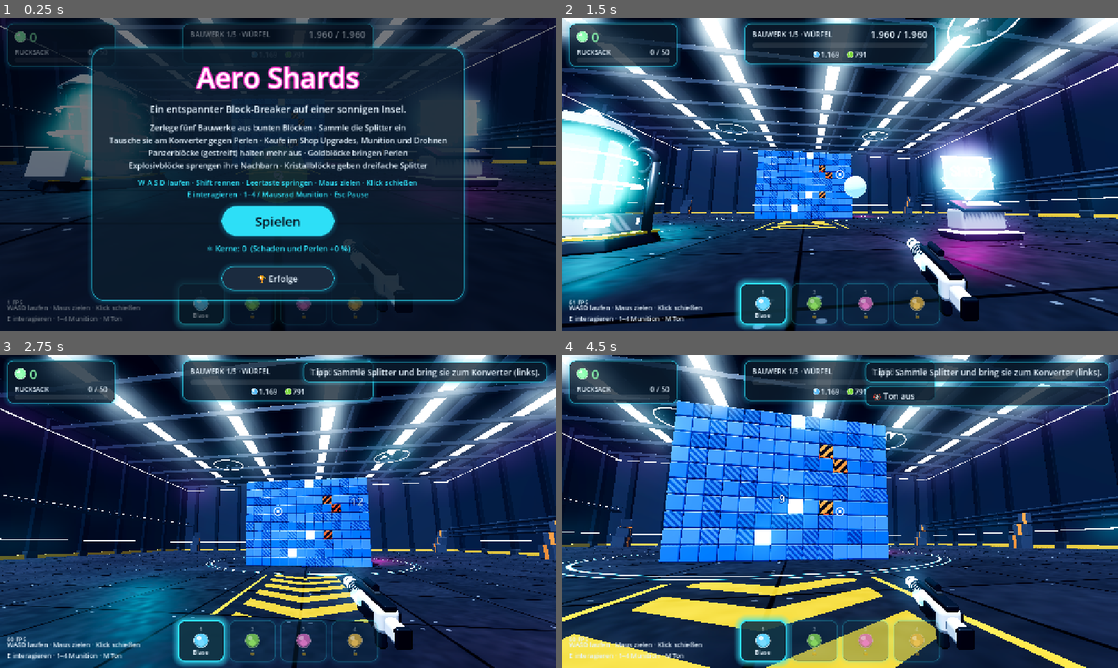
Above: before the commit, frames 1-4 (two rows, left to right).
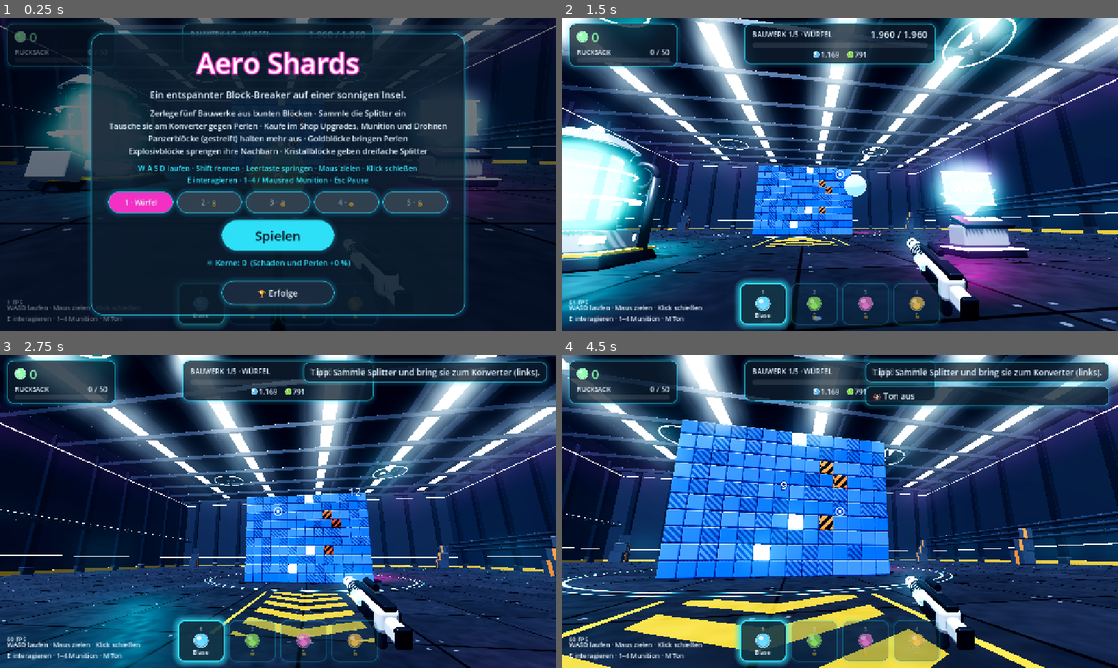
Above: after the commit, the same moments.

Repository: balckemarkus-ctrl/Aerolicious
Game: Godot game, scene res://main.tscn
The game is run twice, just before and just after one commit, with the same random seed, the same clock (stepped at 60 frames per second) and the same inputs.
Inputs (mouse positions are in pixels of both pictures, inside the frame that each line leads up to):
- Up to frame 1 (0.25 s): no input
- Up to frame 2 (1.5 s): click "Spielen" at 0.5 s; tap Enter at 1.25 s; move the mouse to (867, 174) at 1.27 s; hold W from 1.28 s (still down); tap E at 1.35 s; click (867, 174) at 1.42 s
- Up to frame 3 (2.75 s): keep holding W; tap Space at 1.52, 2.27 s; move the mouse to (250, 511) at 2.02 s; tap E at 2.1 s
- Up to frame 4 (4.5 s): keep holding W; move the mouse to (851, 505) at 2.77 s; tap M at 2.85 s; tap E at 3.05, 3.8 s; move the mouse to (834, 517) at 3.52 s; tap 1 at 3.6 s; click (834, 517) at 3.67 s; tap Space at 3.77 s; move the mouse to (878, 514) at 4.27 s; tap 2 at 4.35 s

The runs differ from the first frame. In frame 1, 20% of the frame differs, in the area x 16-84%, y 4-96%; in frame 2, 49%; in frame 3, 38%; in frame 4, 50%, in the area x 0-100%, y 0-100%.

Commit message:
Add building selection
The start/pause menu lists all five buildings; unlocked ones can be
switched at any time. Each building keeps its own progress, finished
buildings restart fresh for farming, and the reactor restart resets the
selection. --leveltest checks switching across a scene reload.

Co-Authored-By: Claude Opus 5.5 <noreply@anthropic.com>

Diff:
--- a/godot/scripts/hud.gd
+++ b/godot/scripts/hud.gd
@@ -12,6 +12,7 @@
 signal next_level_pressed
 signal prestige_pressed
 signal achievements_pressed
+signal level_selected(index: int)
 
 const INK := Color("e6f4ff")        # Schrift: helles Blau-Weiß
 const NEON := Color("2fe8ff")
@@ -49,6 +50,7 @@
 var _shop_up := {}
 var prestige_btn: Button
 var cores_label: Label
+var level_buttons: Array[Button] = []
 var ach_panel: Control
 var ach_grid: GridContainer
 var ach_title: Label
@@ -343,6 +345,17 @@
 	keys.horizontal_alignment = HORIZONTAL_ALIGNMENT_CENTER
 	keys.add_theme_color_override("font_color", NEON)
 	box.add_child(keys)
+	# Level-Auswahl
+	var lrow := HBoxContainer.new()
+	lrow.alignment = BoxContainer.ALIGNMENT_CENTER
+	lrow.add_theme_constant_override("separation", 8)
+	for i in Config.LEVELS.size():
+		var lb := button("", 16, false)
+		lb.custom_minimum_size = Vector2(150, 52)
+		lb.pressed.connect(func(): level_selected.emit(i))
+		lrow.add_child(lb)
+		level_buttons.append(lb)
+	box.add_child(lrow)
 	var row := HBoxContainer.new()
 	row.alignment = BoxContainer.ALIGNMENT_CENTER
 	row.add_theme_constant_override("separation", 16)
@@ -379,6 +392,14 @@
 		reset_btn.text = "Wirklich? Nochmal tippen"
 		return
 	reset_pressed.emit()
+
+func set_levels(current: int, unlocked: int) -> void:
+	for i in level_buttons.size():
+		var b := level_buttons[i]
+		var open := i <= unlocked
+		b.text = ("%d · %s" % [i + 1, Config.LEVELS[i].name]) if open else "%d · 🔒" % (i + 1)
+		b.disabled = not open
+		b.add_theme_stylebox_override("normal", style(40, 0.95, Color("ff2fc8") if i == current else Color("1c2a3e")))
 
 var prestige_armed := false
 var _prestige_gain := 0
--- a/godot/scripts/main.gd
+++ b/godot/scripts/main.gd
@@ -35,6 +35,8 @@
 var play_time := 0.0
 var won := false
 var level := 0
+var unlocked_level := 0   # höchstes wählbares Bauwerk
+var chunks := {}           # Fortschritt der anderen Bauwerke (Index -> Bitfeld)
 var cores := 0
 var run_earned := 0.0   # seit dem letzten Reaktor-Neustart verdient (für Kerne)
 var shots := 0
@@ -100,6 +102,7 @@
 	hud.shop_closed.connect(close_shop)
 	hud.buy_pressed.connect(buy)
 	hud.prestige_pressed.connect(prestige)
+	hud.level_selected.connect(select_level)
 	hud.achievements_pressed.connect(func(): hud.show_achievements(achieved))
 	hud.continue_pressed.connect(func():
 		win_open = false
@@ -127,6 +130,7 @@
 	hud.set_level(level, Config.LEVELS.size(), Config.LEVELS[level].name)
 	hud.update_stats(chunk, credits, inv, S.bag, S.auto_recycle)
 	hud.set_prestige(cores, Config.prestige_cores(run_earned))
+	hud.set_levels(level, unlocked_level)
 	hud.show_menu("Weiter spielen" if had_save else "Spielen", had_save)
 	if not had_save:
 		get_tree().create_timer(2.5).timeout.connect(func():
@@ -135,6 +139,8 @@
 		_start_autotest()
 	else:
 		_prewarm()
+	if "--leveltest" in args:
+		_level_test()
 
 func _collect_tank_materials(n: Node) -> void:
 	# Tank und Düse des Blasters nehmen die Farbe der Munition an
@@ -208,7 +214,7 @@
 	if f == null:
 		return
 	f.store_string(JSON.stringify({
-		"v": 1, "level": level, "cores": cores, "run_earned": run_earned, "shots": shots, "counters": counters, "achieved": achieved, "chunk": chunk.serialize(), "credits": credits, "earned": earned, "inv": inv, "up": up,
+		"v": 1, "level": level, "cores": cores, "run_earned": run_earned, "shots": shots, "counters": counters, "achieved": achieved, "unlocked_level": unlocked_level, "chunks": chunks, "chunk": chunk.serialize(), "credits": credits, "earned": earned, "inv": inv, "up": up,
 		"ammo": ammo, "play_time": play_time, "won": won, "player": player.serialize(), "muted": sfx.muted,
 	}))
 
@@ -229,6 +235,8 @@
 	run_earned = float(d.get("run_earned", earned))
 	shots = int(d.get("shots", 0))
 	counters = d.get("counters", {})
+	unlocked_level = maxi(int(d.get("unlocked_level", 0)), level)
+	chunks = d.get("chunks", {})
 	achieved = d.get("achieved", [])
 	play_time = d.play_time
 	won = d.won
@@ -239,13 +247,21 @@
 	return true
 
 func next_level() -> void:
-	# Fortschritt (Perlen, Upgrades) bleibt, neues Bauwerk startet frisch
-	level = mini(level + 1, Config.LEVELS.size() - 1)
+	select_level(mini(level + 1, Config.LEVELS.size() - 1))
+
+# Bauwerk wechseln: Fortschritt des aktuellen merken, gewähltes laden (geschaffte starten frisch)
+func select_level(i: int) -> void:
+	if i > unlocked_level:
+		return
+	chunks[str(level)] = "" if chunk.alive_count == 0 else chunk.serialize()
+	level = i
 	won = false
 	var f := FileAccess.open(SAVE_PATH, FileAccess.WRITE)
 	f.store_string(JSON.stringify({
-		"v": 1, "level": level, "cores": cores, "run_earned": run_earned, "shots": shots, "counters": counters, "achieved": achieved, "chunk": "", "credits": credits, "earned": earned, "inv": inv, "up": up,
-		"ammo": ammo, "play_time": play_time, "won": false, "player": null, "muted": sfx.muted,
+		"v": 1, "level": level, "cores": cores, "run_earned": run_earned, "shots": shots, "counters": counters,
+		"achieved": achieved, "unlocked_level": unlocked_level, "chunks": chunks, "chunk": chunks.get(str(level), ""),
+		"credits": credits, "earned": earned, "inv": inv, "up": up, "ammo": ammo, "play_time": play_time,
+		"won": false, "player": null, "muted": sfx.muted,
 	}))
 	f.close()
 	get_tree().reload_current_scene()
@@ -278,6 +294,7 @@
 	playing = false
 	_release_controls()
 	hud.set_prestige(cores, Config.prestige_cores(run_earned))
+	hud.set_levels(level, unlocked_level)
 	hud.show_menu("Weiter", true)
 	save_game()
 
@@ -651,7 +668,9 @@
 	if won or chunk.alive_count > 0:
 		return
 	won = true
-	count("levels")
+	if level >= unlocked_level:
+		count("levels")
+	unlocked_level = maxi(unlocked_level, mini(level + 1, Config.LEVELS.size() - 1))
 	cores += Config.LEVELS[level].cores
 	S = Config.stats(up, cores, achieved.size())
 	hud.toast("⚛️ Bauwerk geschafft: +%d Kerne (dauerhaft +10 %% je Kern)" % Config.LEVELS[level].cores)
@@ -768,3 +787,18 @@
 	_check_achievements()
 	print("AUTOTEST erfolge: %d freigeschaltet: %s" % [achieved.size(), ", ".join(achieved)])
 	get_tree().quit()
+
+# Test der Level-Auswahl (Startoption --leveltest): wechselt zu Bauwerk 3 und prüft nach dem Neuladen
+func _level_test() -> void:
+	await get_tree().process_frame
+	if FileAccess.file_exists("user://leveltest"):
+		DirAccess.remove_absolute(ProjectSettings.globalize_path("user://leveltest"))
+		print("LEVELTEST nach Wechsel: level=%d (%s) blocks=%d unlocked=%d gespeichert=%s" % [
+			level, Config.LEVELS[level].name, chunk.n, unlocked_level, str(chunks.keys())])
+		get_tree().quit()
+		return
+	FileAccess.open("user://leveltest", FileAccess.WRITE).store_string("1")
+	chunk.damage(chunk.exposed_arr[0], 1e9)
+	unlocked_level = 2
+	print("LEVELTEST vorher: level=%d blocks=%d alive=%d" % [level, chunk.n, chunk.alive_count])
+	select_level(2)
